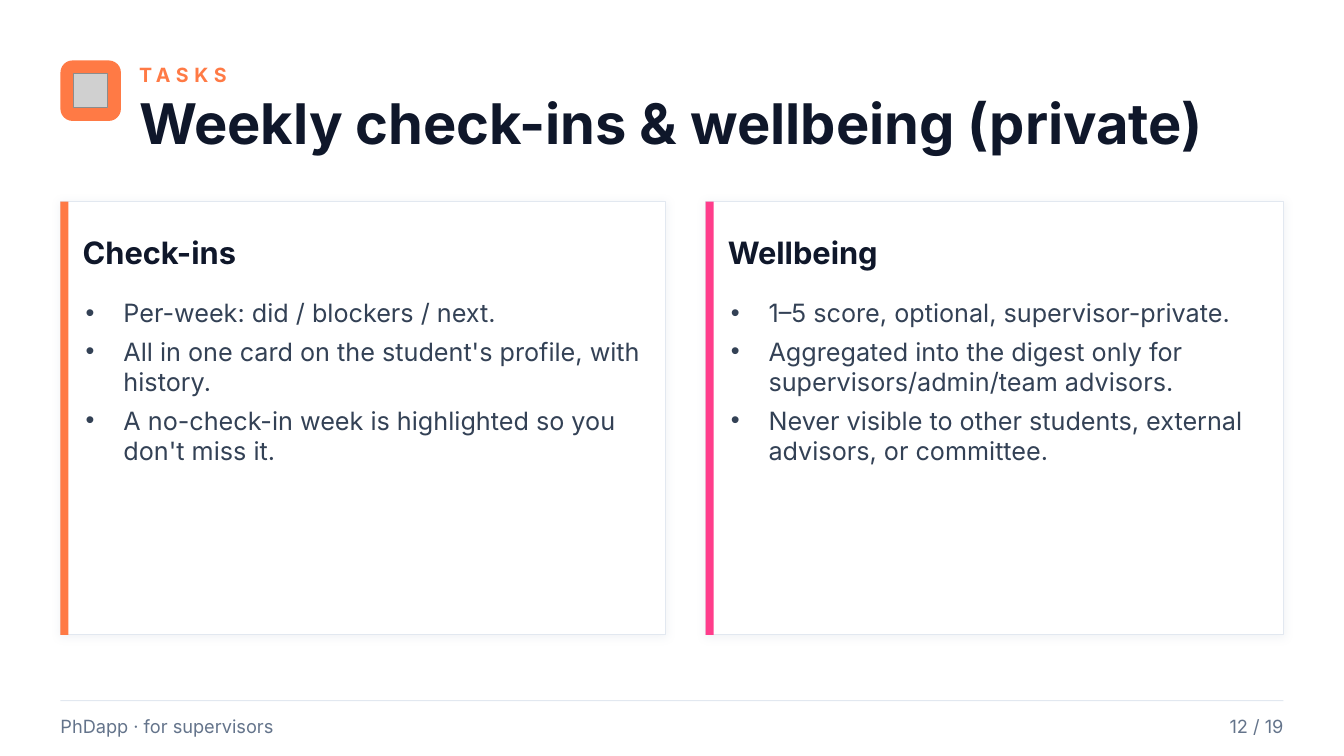
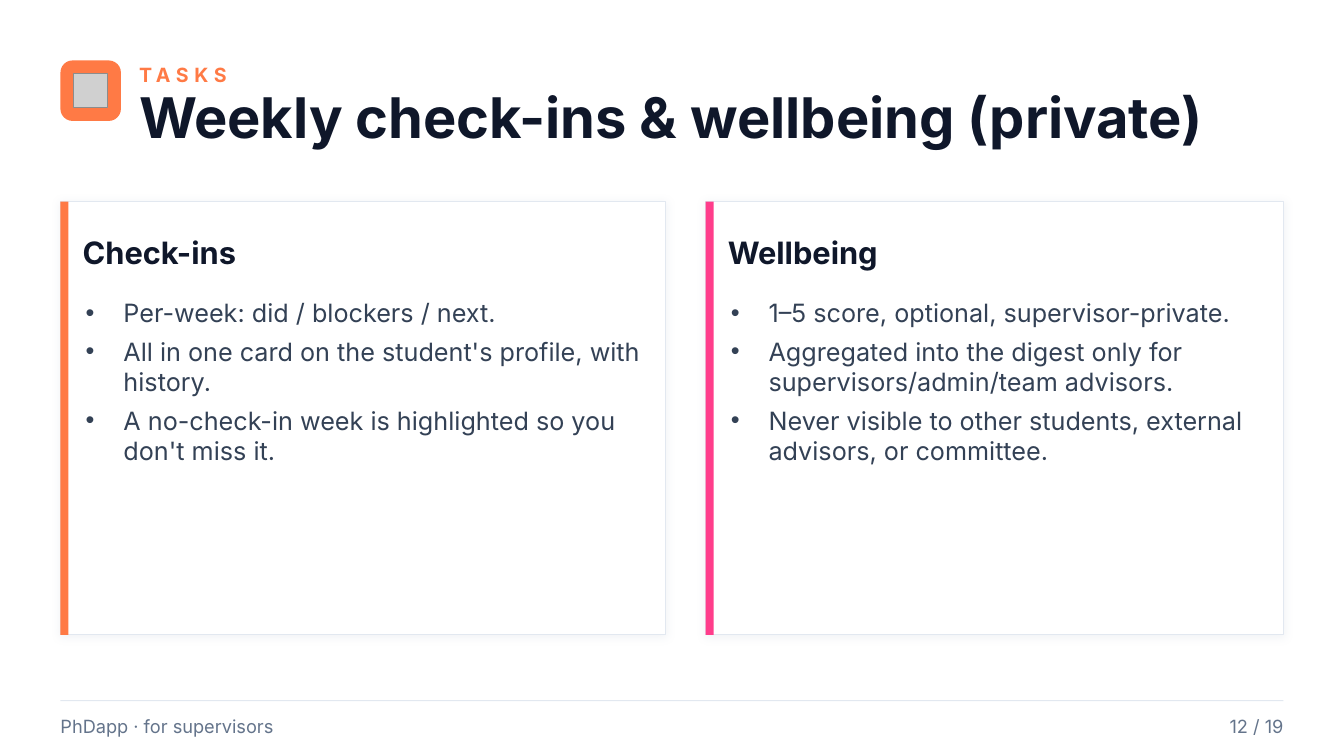
Before and after one commit to rafacastrocsic/phdapp, a slide deck: slide 12 of docs/PhDapp_Supervisor_Overview.pptx. Drawn at 1344x756 pixels with LibreOffice and Linux fonts; fonts in the diff are those of the drawing; grey boxes stand for pictures. Boxes give left, top, right and bottom in pixels: in the first picture for what was removed or moved away, otherwise in the second. Text is boxed around its words. In the diff, an @@ line names an element or a change of style, - is before the commit and + after.

```diff
--- a/docs/PhDapp_Supervisor_Overview.pptx
+++ b/docs/PhDapp_Supervisor_Overview.pptx
@@ text "Weekly check-ins & wellbeing (private)" at [139, 94, 1203, 150]: vertical alignment middle to top @@
```
Also in this commit, not shown: 17 other slides changed, 9 other files.
